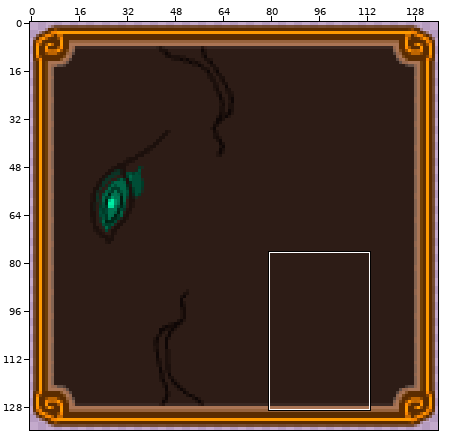
One commit to this sprite sheet: cnt/img/ui/borders/window_corners3.png. The first picture is a wide view before the edit; the outline marks the close-up.
Close-up. Before the commit:
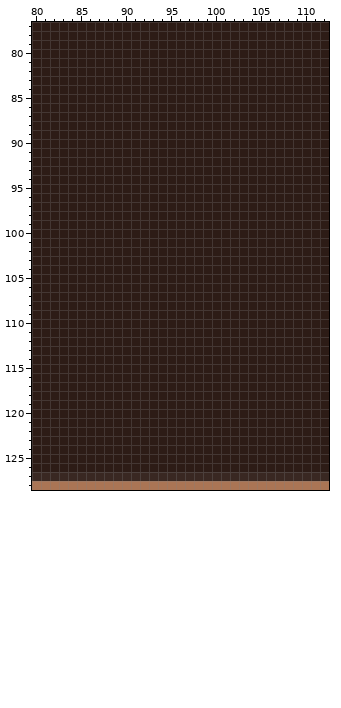
The file is 136x136 pixels. Pixels under 10% opacity are left out. Colours within 5 levels of each other are drawn and written as one. Shown: x 80..112, y 77..128. The commit also changed other parts of the picture, which this record leaves out.
Now the later version:
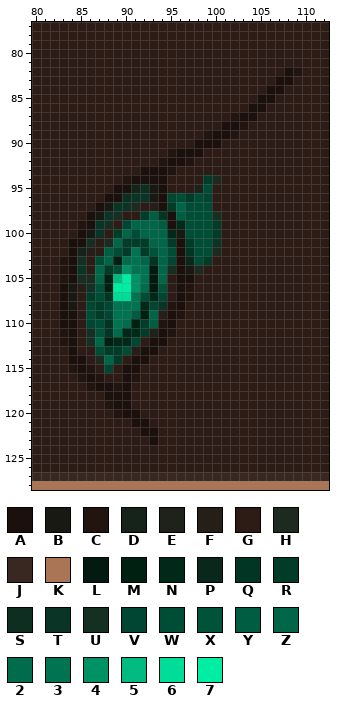
Palette (. is transparent): A #1c100c  B #191913  C #22140f  D #16231a  E #1f221a  F #251f18  G #2d1c16  H #1d2a1f  J #392822  K #aa7555  L #021a0f  M #002012  N #002919  P #0a271c  Q #003623  R #003c28  S #0e2e21  T #0a3426  U #153023  V #004632  W #004d36  X #005339  Y #005d41  Z #006647  2 #006c4c  3 #007350  4 #009165  5 #00ba80  6 #00dd99  7 #00eda4
Difference:
Changed rows in their new state; - is an unchanged pixel.
first column x 83:
 82 -------------------------AC
 83 ------------------------AA-
 84 -----------------------AA--
 85 ----------------------AA---
 86 ---------------------AA----
 87 -------------------CAA-----
 88 ------------------AAC------
 89 ----------------CAAC-------
 90 ---------------AAA---------
 91 ------------CAAA-----------
 92 -----------CAAC------------
 93 ---------AAAC--------------
 94 -------CAAAA----RH---------
 95 ------AADSBA---EW----------
 96 -----AASTTBAVWRWV----------
 97 ----ABTTH-FARZWWW----------
 98 ---ABTU--RYQAYWWWU---------
 99 --CATU-VZZZYANWWWR---------
100 --ABT-RZWZZZNBWWWR---------
101 -AAU-HZRRRZZRARWWT---------
102 -ADFFYWR3RXZWAQWWH---------
103 CAU-WZM23ZQZVAPWR----------
104 CAT-ZRW433LZUABH-----------
105 CAUHZM5743LZ-AA------------
106 ABFUXM7742LX-AC------------
107 AB-RWQ663WNV-AC------------
108 AB-VRV333NVTCA-------------
109 AA-WRV33YMZFAC-------------
110 AA-VWQ32MRYCA--------------
111 CA-UXQ2NNREAC--------------
112 CA-UZMNNV-AA---------------
113 -A--WRRWFAA----------------
114 -AA-HZR-AA-----------------
115 -CAC-V-AA------------------
116 --CAC--AC------------------
117 ---CAACA-------------------
118 -----AAA-------------------
119 -----CAA-------------------
120 ------CAA------------------
121 --------AA-----------------
122 ---------AA----------------
123 ----------A----------------
Where, in picture pixels (left, top, right, bottom), the same in both close-ups:
changed: (59, 67, 302, 445)
